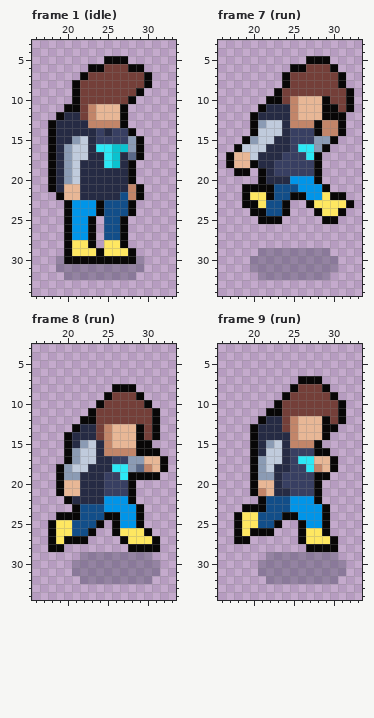
A pixel-art file gets an edit: src/art/player_animation.aseprite. This is how it looked before the edit.
70x40 pixels, 15 frames. Pixels under 10% opacity are left out. Colours within 5 levels of each other are drawn and written as one. Shown: frame 1 (idle): x 16..33, y 3..34; frame 7 (run): x 16..33, y 3..34; frame 8 (run): x 16..33, y 3..34; frame 9 (run): x 16..33, y 3..34. The commit also changed other frames, which this record leaves out.
Now the later version:
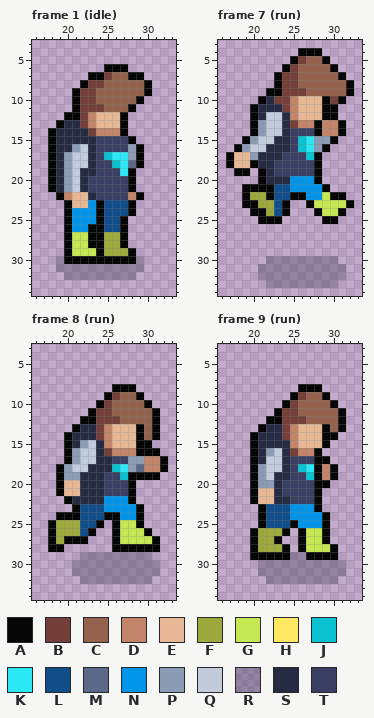
Palette (. is transparent): A #080707  B #743f39  C #95624e  D #c28569  E #e8b796  F #9da83d  G #c5e751  H #fee761  J #0ac2cf  K #2ce8f5  L #124e89  M #5a6988  N #0095e9  P #8b9bb4  Q #c0cbdc  R #262b444e  S #262b44  T #383f62
The edit:
layer "main/main" added
layer "main" removed
Changed rows in their new state; - is an unchanged pixel.
Frame 1 (idle):
first column x 18:
 5 -------...---
 6 -----..AAA..-
 7 ----.AA-CCAA.
 8 ---.A--CCCCC-
 9 ------CCCCCCA
10 ------CCCCCA-
11 --.--BBCCCA--
12 -.AA---------
13 .A--B-EEE----
14 -----BDDDA.--
15 ---SS-----A.-
16 --SP--TTTT---
17 ------TJKKP--
18 ----Q-TT-KMA-
19 ------TTTK---
20 -----TTTTT---
21 --PQ-TTTTTA.-
22 --D-E-TTTT---
23 ---EE--------
25 -----NA------
26 ------A------
27 ---GG-AFF----
28 ---GG-AFF----
29 ---GGG-FFF---
Frame 7 (run):
first column x 19:
 4 -------AAA----
 5 ------ABCC----
 6 -----ABCCCC---
 7 ----AB-CCCCC--
 8 ----AB-CCCCCCA
 9 ---A----CCCCC-
10 --ASB-------A.
11 -AS--B------..
12 ---QQ-------.-
13 ------B-------
14 --P-----------
15 -------JK-----
16 P------J------
17 -P------J-----
first column x 20:
21 -----N------
22 FF-------G--
23 -FF-----GGGG
24 --F------GG-
first column x 20:
29 -.........--
30 ..----------
31 .----------R
32 ----------RR
33 --RRRRRRRRR-
Frame 8 (run), layer "main/main":
first column x 25:
 9 --CC---
10 -CCCC--
11 -CCCCC-
12 --CCCC-
13 -----C-
14 -----C-
16 B------
17 -----DD
18 -J----D
19 --J----
first column x 19:
25 FFF-----GG--
26 FFF-----GGG-
27 F------AGGGG
28 -------AA---
Frame 9 (run):
first column x 18:
 7 --------...---
 8 -------.AAA.--
 9 ------.A-CCA.-
10 -----.A-CCCCA.
11 ----.---CCCCC-
12 ---.AA-BBCCCC-
13 --.A--------CA
14 ------B-----A-
15 ----SS--EEEA--
16 ----P--BDD-.--
17 ---S----TTAA.-
18 -----Q--J-AD--
19 ----Q-S--J-DA-
20 ---PP------A--
21 ---E--T-------
22 --AEESSTTT----
23 -..-------A.--
24 ...A--LN------
25 ...A-LLAN-----
26 ..-FFFA--GG---
27 ..AFFA---GGA.-
28 --AFFFA-AGGG--
29 --AAAAA--AAAA-
Pixel boxes of the changes (left, top, right, bottom) in both pictures:
changed: (48, 56, 152, 256)
changed: (242, 48, 354, 160)
changed: (250, 184, 346, 288)
changed: (104, 392, 160, 480)
changed: (56, 520, 80, 544)
changed: (112, 520, 152, 552)
changed: (234, 376, 346, 560)
